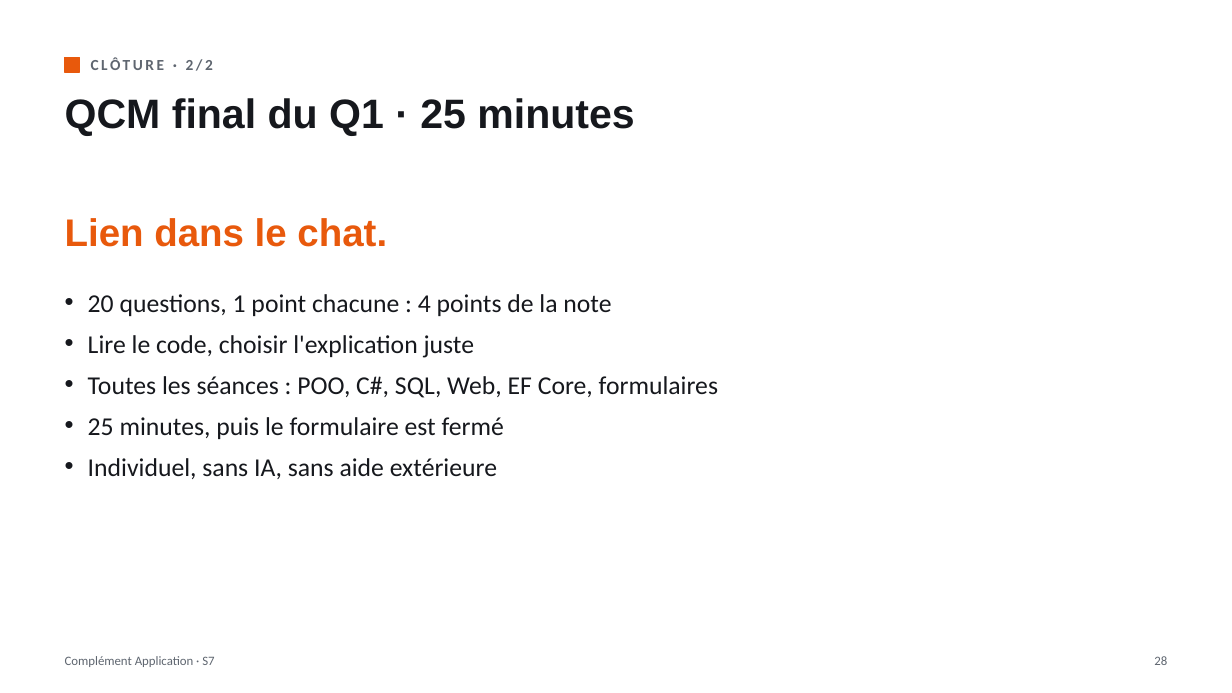
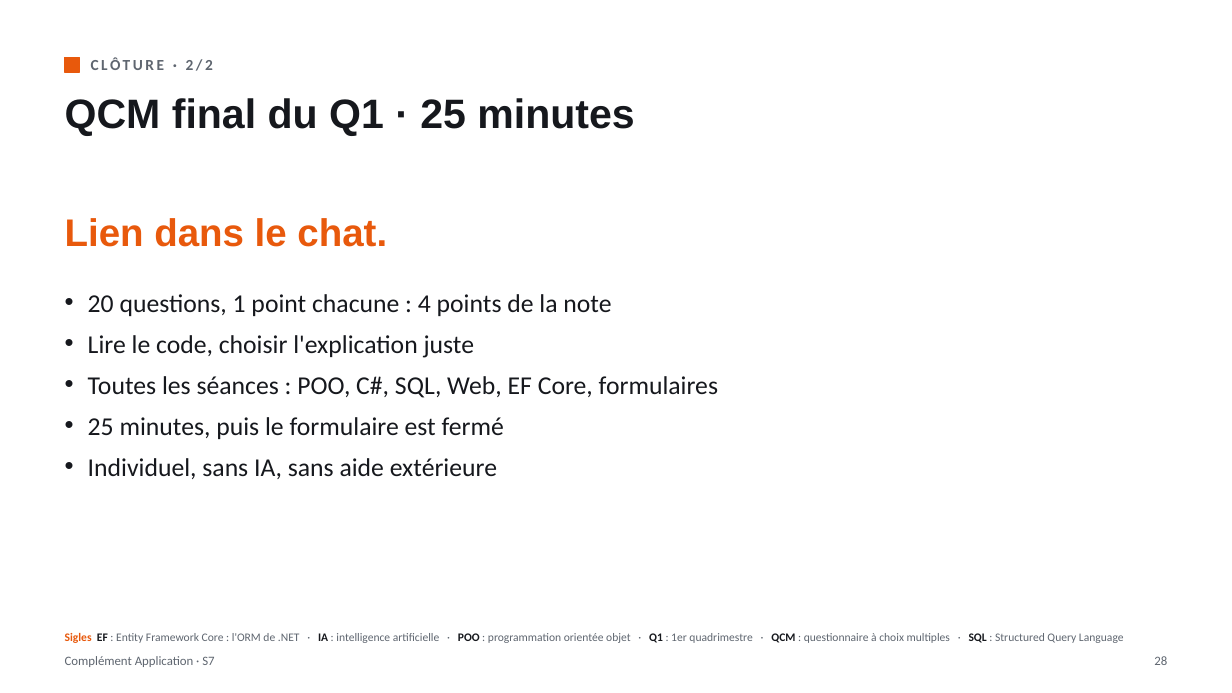
Before and after one commit to lle-condorcet/condorcet-2027, a slide deck: slide 28 of slides/LLE_CA_S07_Formulaires_et_validation.pptx. Drawn at 1232x693 pixels with LibreOffice and Linux fonts; fonts in the diff are those of the drawing. Boxes give left, top, right and bottom in pixels: in the first picture for what was removed or moved away, otherwise in the second. Text is boxed around its words. In the diff, an @@ line names an element or a change of style, - is before the commit and + after.

```diff
--- a/slides/LLE_CA_S07_Formulaires_et_validation.pptx
+++ b/slides/LLE_CA_S07_Formulaires_et_validation.pptx
@@ text added at <box>65,633,1124,643</box>, 9 pt, text #5F6670 @@
+Sigles EF : Entity Framework Core : l'ORM de .NET · IA : intelligence artificielle · POO : programmation orientée objet · Q1 : 1er quadrimestre · QCM : questionnaire à choix multiples · SQL : Structured Query Language
```
Also in this commit, not shown: 20 other slides changed, 1 other file.
